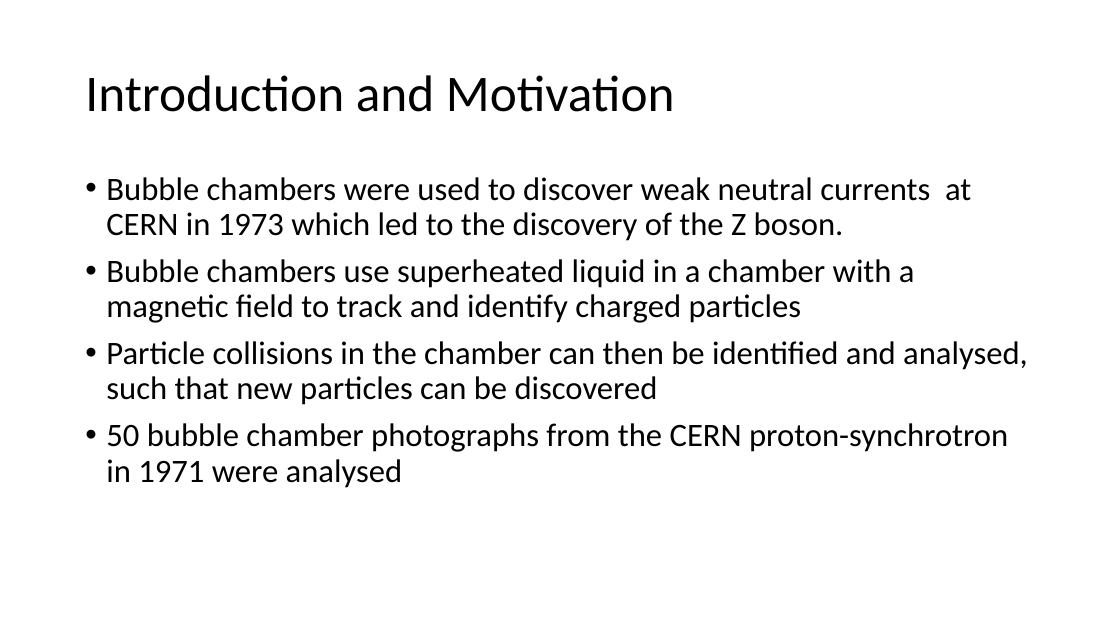
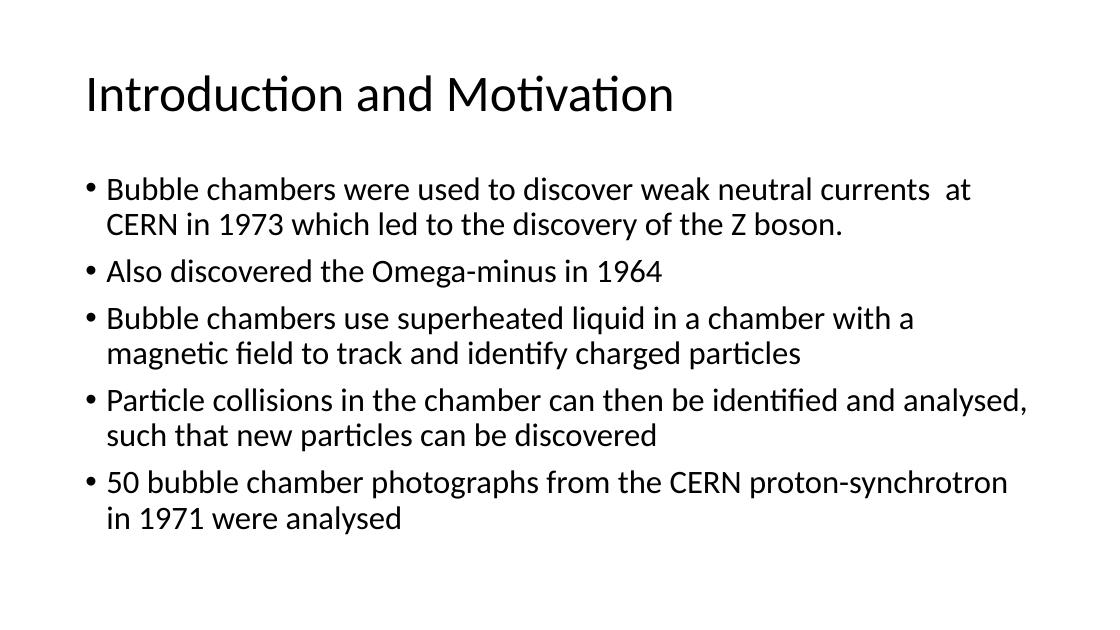
Before and after one commit to mitlabence/Lab18, a slide deck: slide 3 of Presentation/E212.pptx. Drawn at 1120x630 pixels with LibreOffice and Linux fonts; fonts in the diff are those of the drawing. Boxes give left, top, right and bottom in pixels: in the first picture for what was removed or moved away, otherwise in the second. Text is boxed around its words. In the diff, an @@ line names an element or a change of style, - is before the commit and + after.

```diff
--- a/Presentation/E212.pptx
+++ b/Presentation/E212.pptx
@@ text at (x1=106, y1=259, x2=662, y2=288): paragraph added @@
+• Also discovered the Omega-minus in 1964
```
Also in this commit, not shown: 4 other slides changed, 2 slides added, 7 slides removed.
